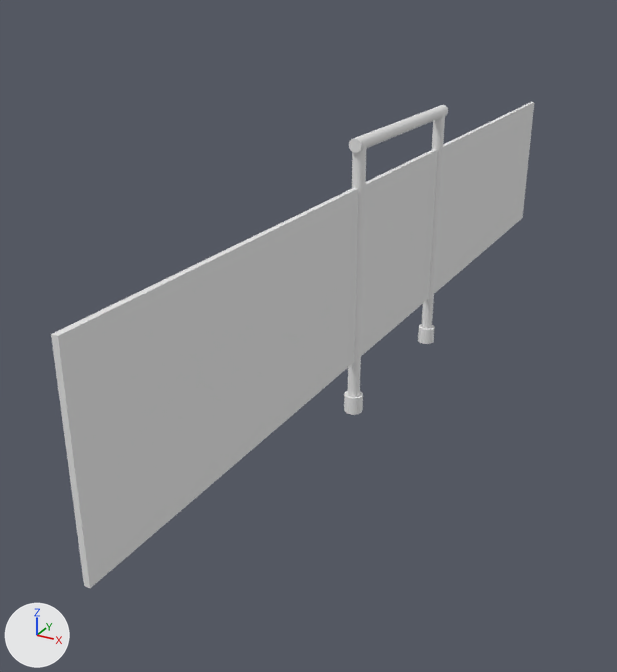
Before and after pictures for a commit that changed the OBJ model v1.20.1/src/main/resources/assets/mtrlte/eyecandies/middle.obj.
Camera for both pictures: a 50 mm camera at (1.67, -4.0, 2.08) aimed at (-0.33, -0.38, 0.26). The lights are fixed; the arrows at lower left show +X, +Y and +Z. The older version comes first. Where no turn or scale is listed for an object, it has been applied to the vertices.
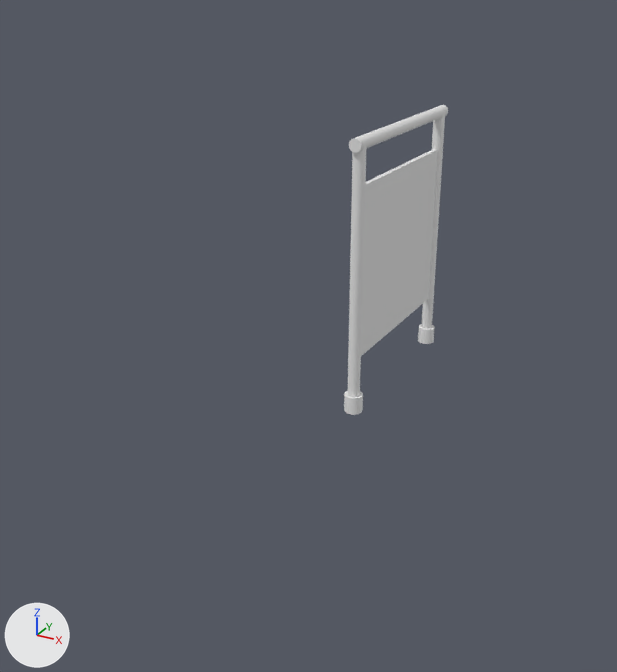
The change, as a list of edits to the scene's bpy script:
```text
Change me_cuboid:
    used by ob_cuboid; location = (0.0, 0.0, 0.0)
    verts and faces of me_cuboid; kept vertices keep their numbers, new ones are numbered from 8
    before: 0 (0.01, -2.44, 1.13) at pixel (57, 335), 1 (0.01, 2.44, 1.12) at pixel (534, 102), 2 (0.01, -2.44, 0.25) at pixel (90, 588), 3 (0.01, 2.44, 0.25) at pixel (522, 218), 4 (-0.01, -2.44, 1.13) at pixel (51, 334)
    before: 5 (-0.01, 2.44, 1.12) at pixel (531, 101), 6 (-0.01, -2.44, 0.25) at pixel (84, 585), 7 (-0.01, 2.44, 0.25)
    remove me_cuboid.from_pydata(...)  # 8 vertices, 6 faces; spans x -0.01..0.01, y -2.44..2.44, z 0.25..1.13
    add me_cuboid.from_pydata(...)  # 8 vertices, 6 faces; spans x -0.01..0.01, y -0.5..0.5, z 0.25..1.12
    me_cuboid part 1
    add delete_vertices([*range(0, 8)])  # with the faces that use them
    other edits to the shape of me_cuboid do not show in these pictures
```

Boxes [x1, y1, x2, y2] around the edits, measured in the pictures (617 x 672 px):
'cuboid', reshaped: before [51, 102, 534, 588]; after [361, 149, 438, 356]
part 1 of me_cuboid, deleted: before [51, 102, 534, 588]
